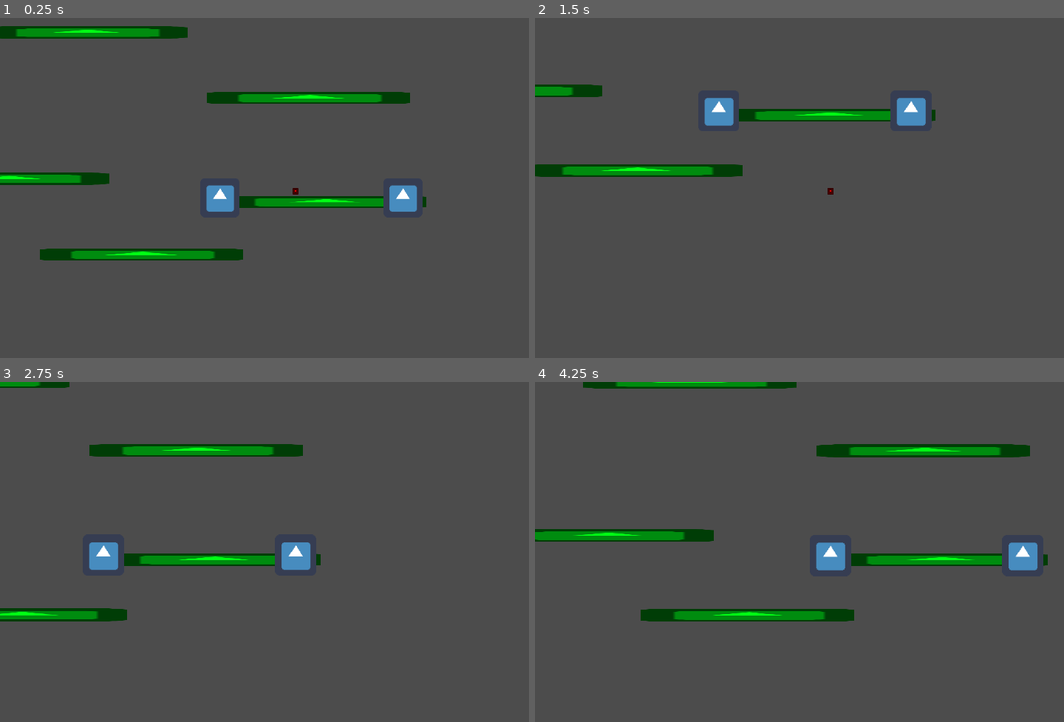
Above: before the commit, frames 1-4 (two rows, left to right).
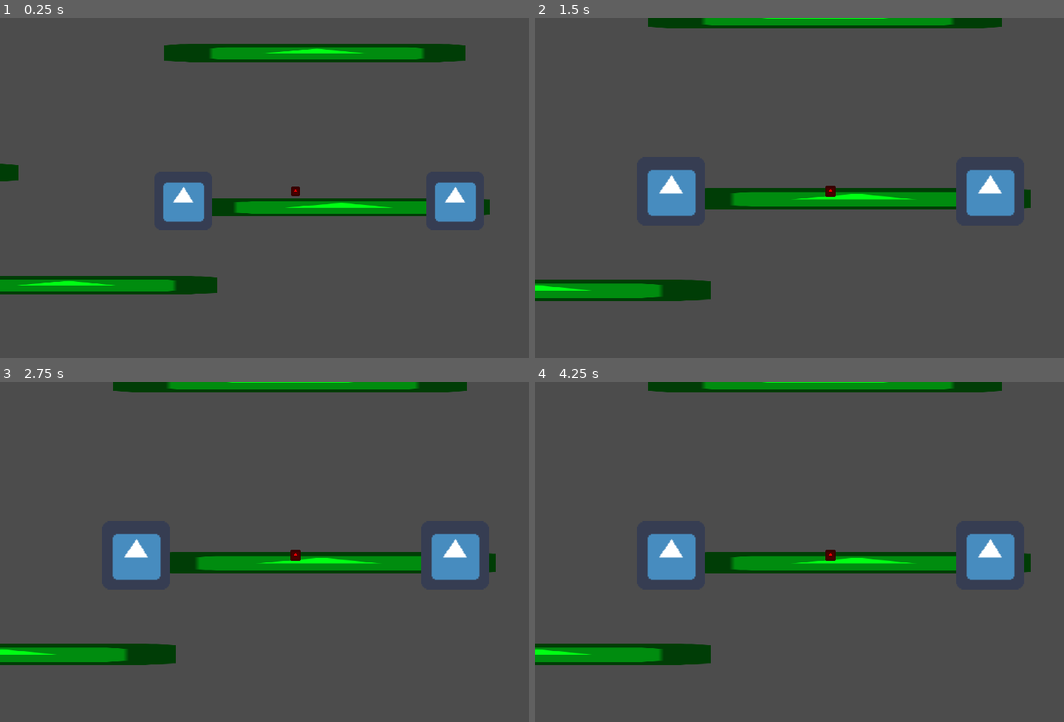
Above: after the commit, the same moments.

Repository: alessioC42/GamesTalenteGandalf
Game: Godot game, scene res://game/game.tscn
Two runs of this game, one before a commit and one after it. Both use one fixed random seed, a clock stepped at 60 frames per second and the inputs below. This scene is started directly instead of the project's main scene. The engine's default icon, where the game draws it, is replaced by a stand-in: a white triangle on a blue panel in a dark square.
Inputs:
- Up to frame 1 (0.25 s): no input
- Up to frame 2 (1.5 s): hold Right (ui_right) 0.53-1.28 s; hold Down (ui_down) from 1.28 s (still down)
- Up to frame 3 (2.75 s): release Down (ui_down) at 2.03 s; hold Right (ui_right) from 2.03 s (still down)
- Up to frame 4 (4.25 s): release Right (ui_right) at 2.78 s; hold Up (ui_up) 2.78-3.53 s; hold Left (ui_left) from 3.53 s (still down)

The runs differ from the first frame. In frame 1, 14% of the frame differs, in the area x 0-93%, y 2-82%; in frame 2, 13%; in frame 3, 12%; in frame 4, 14%.

Commit message:
cam zoom jitter fix

Diff:
--- a/client/game/cam.gd
+++ b/client/game/cam.gd
@@ -1,27 +1,31 @@
 extends Camera2D
 
 const SMOOTHNESS = 0.14
-const ZOOM_SMOOTHNESS = 0.05
-const SAFETY_MARGIN = 128 # Set to smth higher than player sprite size, extends the cameras view
-const ZOOM_MIN = 0.9
-const ZOOM_MAX = 10.0
+const ZOOM_SMOOTHNESS = 0.1
+const SAFETY_MARGIN = 256 # Set to smth higher than player sprite size, extends the cameras view
+const ZOOM_MIN = 0.2
+const ZOOM_MAX = 2.0
 
 onready var DEFAULTAREA : Vector2 = get_viewport_rect().size
 
 func _process(delta):
 
-	var center = (global.get_position_self_as_vec2() + global.get_position_mate_as_vec2()) / 2
+	var player_pos = global.get_position_self_as_vec2()
+	var mate_pos = global.get_position_mate_as_vec2()
+
+	var center = (player_pos + mate_pos) / 2
 	global_position = lerp(global_position, center, SMOOTHNESS)
 
-	var width = global.position_self["x"] - global.position_mate["x"]
-	var height = global.position_self["y"] - global.position_mate["y"]
+	var width = player_pos.x - mate_pos.x
+	var height = player_pos.y - mate_pos.y
 	width = abs(width) + SAFETY_MARGIN
 	height = abs(height) + SAFETY_MARGIN
+
 	var percentage_width = width / DEFAULTAREA.x
 	var percentage_height = height / DEFAULTAREA.y
 	var percentage = max(percentage_height, percentage_width)
+	percentage = clamp(percentage, ZOOM_MIN, ZOOM_MAX)
 
-	percentage = clamp(percentage, ZOOM_MIN, ZOOM_MAX)
 	if (percentage != 0):
 		zoom.x = lerp(zoom.x, percentage, ZOOM_SMOOTHNESS)
-		zoom.y = lerp(zoom.x, percentage, ZOOM_SMOOTHNESS)
+		zoom.y = lerp(zoom.y, percentage, ZOOM_SMOOTHNESS)
--- a/client/game/game.gd
+++ b/client/game/game.gd
@@ -23,7 +23,6 @@
 func _process(delta):
 	send_input()
 
-
 func send_input():
 	var pos = _global.position_self
 	var input = "0000"
--- a/client/scripts/global.gd
+++ b/client/scripts/global.gd
@@ -9,7 +9,7 @@
 var speed = 300
 
 func get_position_self_as_vec2():
-	return Vector2(position_self["x"], position_self["y"])
+	return get_tree().get_nodes_in_group("player")[0].position
 
 func get_position_mate_as_vec2():
-	return Vector2(position_mate["x"], position_mate["y"])
+	return get_tree().get_nodes_in_group("mate")[0].position
